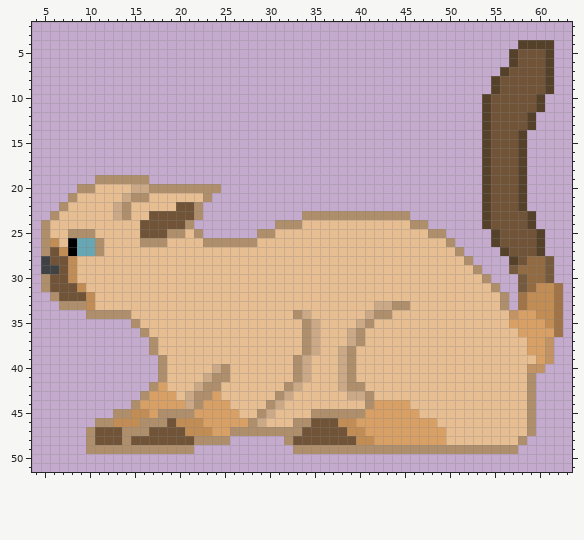
Two versions of one pixel-art sprite, Purr-fect Defense/Assets/Echo/Assets/Sprites/Cats/Jojo attack1.png. Above: the version before the commit.
The file is 64x64 pixels. Shown: x 4..63, y 2..51.
Now the later version:
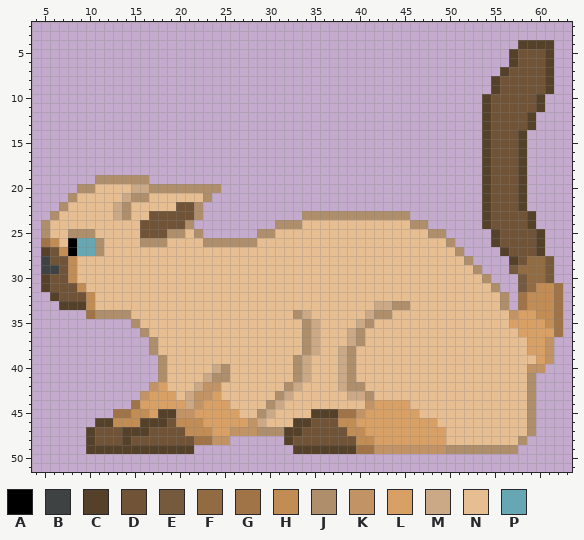
Palette (. is transparent): A #000000  B #3e4242  C #55402a  D #715437  E #765a3d  F #926b43  G #a17447  H #c28c55  J #af8e6c  K #c29364  L #d9a066  M #cba986  N #e7bd92  P #67a6b3
What changed:
Colour J gives way to colour C in row 27 at x 5; in rows 30 to 31 at x 5; in row 32 at x 6; in row 33 at x 7 to 9; in row 45 at x 18 to 19 and 35 to 37; in row 46 at x 11 to 12, 16 to 18 and 33 to 34.
Colour J gives way to colour C in row 47 at x 10, 14 to 16 and 32 to 33; in row 48 at x 10, 14 and 32; in row 49 at x 10 to 21 and 33 to 39.
Colour J gives way to colour G in row 26 at x 5; in row 34 at x 10; in row 44 at x 15; in row 45 at x 13 to 14 and 38 to 39; in row 48 at x 22 to 23; in row 49 at x 40 to 41.
Colour J gives way to colour K in row 42 at x 17 and 23 to 24; in row 43 at x 16 and 22 to 23; in row 44 at x 22 and 41; in row 45 at x 20 to 21 and 40; in row 46 at x 28; in row 47 at x 26 to 28.
Colour J gives way to colour K in row 48 at x 24 to 25; in row 49 at x 42 to 49.
Pixel boxes of the changes (left, top, right, bottom) in both pictures:
changed: (41, 238, 95, 319)
changed: (86, 382, 446, 454)
